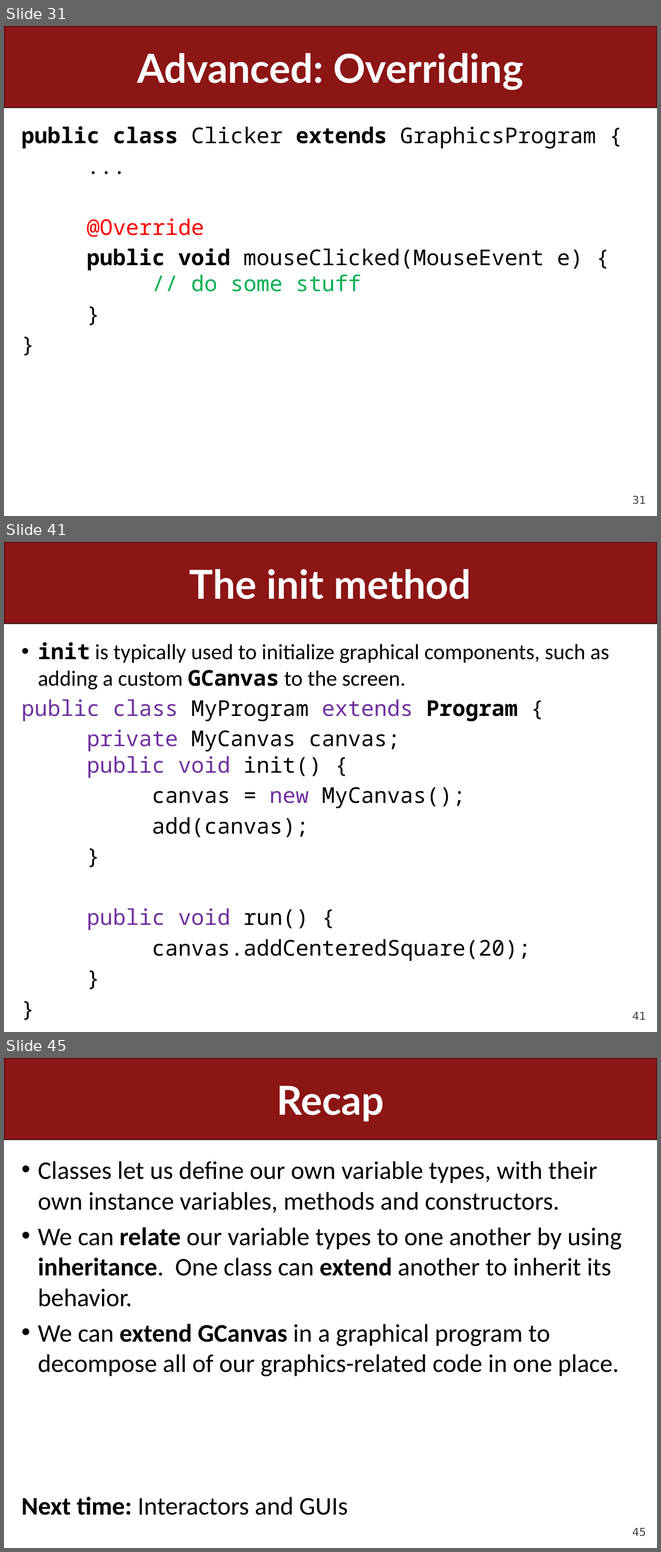
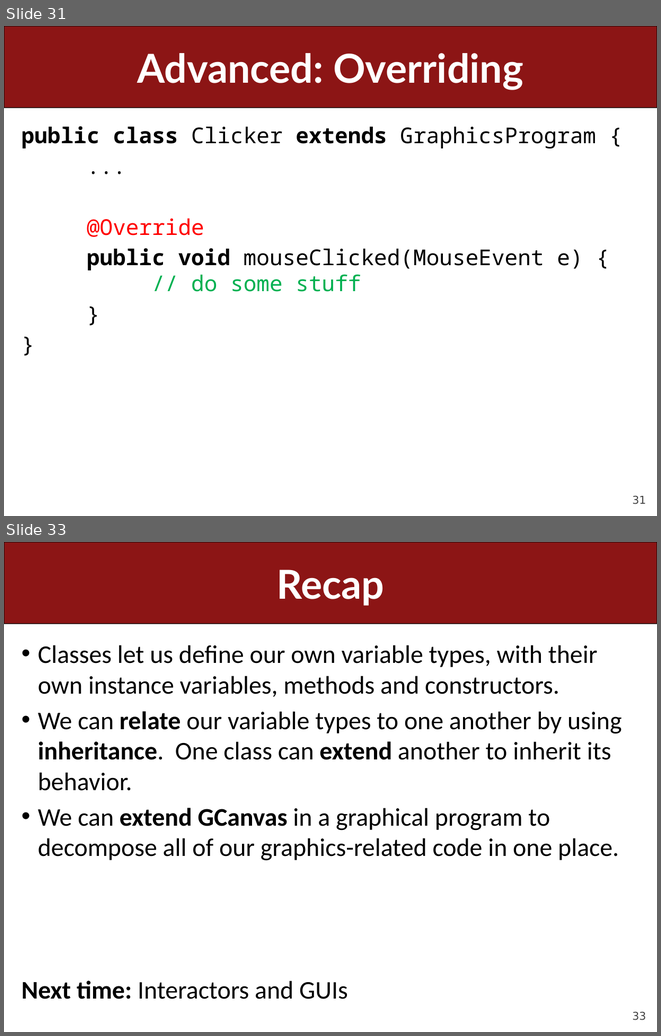
Before and after one commit to ckincaid17/cs106a-summer-2018, a slide deck: WWW/lectures/Lecture22/Lecture22.pptx. Shown one above the other, each under a label of ours: slides 31, 41 and 45 before the commit, slides 31 and 33 after it; the slides between them are not shown. The pictures are 661x1552 and 661x1036 pixels, drawn with LibreOffice and Linux fonts; fonts in the diff are those of the drawing. Boxes give left, top, right and bottom in pixels: in the first picture for what was removed or moved away, otherwise in the second. Text is boxed around its words. In the diff, an @@ line names an element or a change of style, - is before the commit and + after.

```diff
--- a/WWW/lectures/Lecture22/Lecture22.pptx
+++ b/WWW/lectures/Lecture22/Lecture22.pptx
@@ slide 41 removed at [4,542,657,1032], background #FFFFFF; not listed: 2 template elements that a slide beside it also shows @@
@@ title removed at [190,569,471,599] @@
-The init method
@@ text removed at [21,642,609,961] @@
-• init is typically used to initialize graphical components, such as adding a custom GCanvas to the screen.
-public class MyProgram extends Program {
-private MyCanvas canvas;
-public void init() {
-canvas = new MyCanvas();
-add(canvas);
-}
-public void run() {
-canvas.addCenteredSquare(20);
-}
-}
@@ what was slide 45 is now slide 33 @@
@@ page number at [632,1011,646,1020]: text changed @@
-45
+33
```
Also in this commit, not shown: 9 slides changed, 11 other slides removed, 10 other files.
